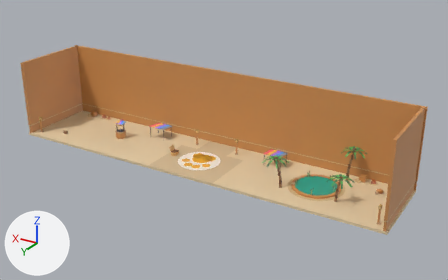
The FBX model assets/cat-cafe/exports/CatCafe_Camp_Desert.fbx, before and after one commit.
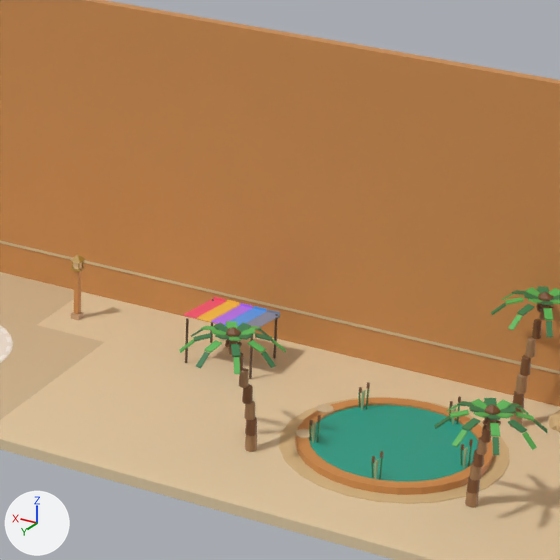
Old and new are each drawn whole from a 50 mm lens placed at (-1.166, -1.167, 0.991), pointed at (-0.08, -2.978, 0.086) and again close up on the part from 48% to 80% of the width and 27% to 77% of the height. Lighting does not change. The marker at lower left points along +X, +Y and +Z. The last two pictures show the newer version. Where no turn or scale is listed for an object, it has been applied to the vertices.

Names of what the first close-up shows: 'CatCafe_Camp_Desert', 'CatCafe_Camp_Desert_001_OasisPool', 'CatCafe_Camp_Desert_001_OasisPool_Water', 'CatCafe_Camp_Desert_002_Palm', 'CatCafe_Camp_Desert_003_Palm', 'CatCafe_Camp_Desert_004_Palm', 'CatCafe_Camp_Desert_007_Canopy', 'CatCafe_Camp_Desert_Barrier' and 3 more.
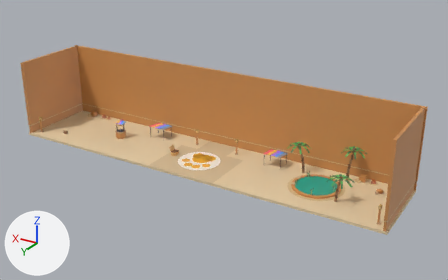
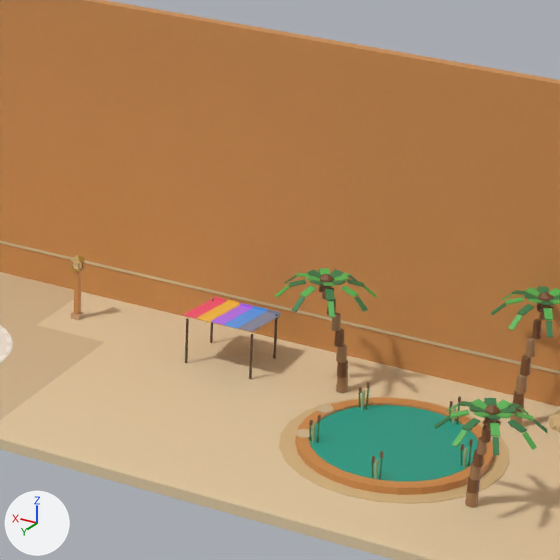
The change, as a list of edits to the scene's bpy script:
```text
Change me_catcafe_desert_palm:
    used by ob_catcafe_camp_desert_002_palm; location = (0.0, 0.0, 0.0)
    remove me_catcafe_desert_palm.from_pydata(...)  # 600 vertices, 614 faces; spans x -0.3817..-0.2928, y -2.933..-2.8441, z 0.0..0.1145
    add me_catcafe_desert_palm.from_pydata(...)  # 600 vertices, 614 faces; spans x -0.4017..-0.3128, y -3.078..-2.9891, z 0.0..0.1145
    me_catcafe_desert_palm part 1: the whole mesh is moved by (-0.02, -0.145, 0.0)
```

Where the change shows, as pixel boxes (x1, y1, x2, y2) in the close-ups (560 x 560 px):
'CatCafe_Camp_Desert_002_Palm', moved
    before: (179, 321, 286, 452)
    after: (275, 268, 377, 393)
